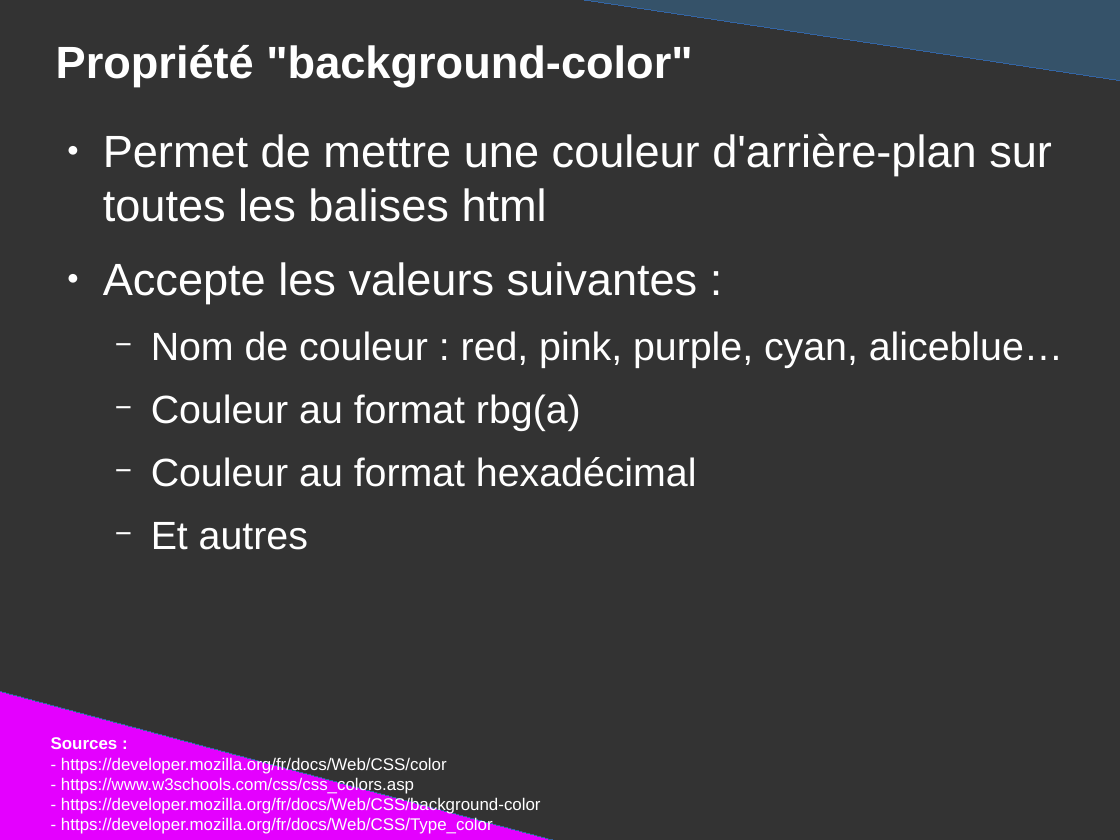
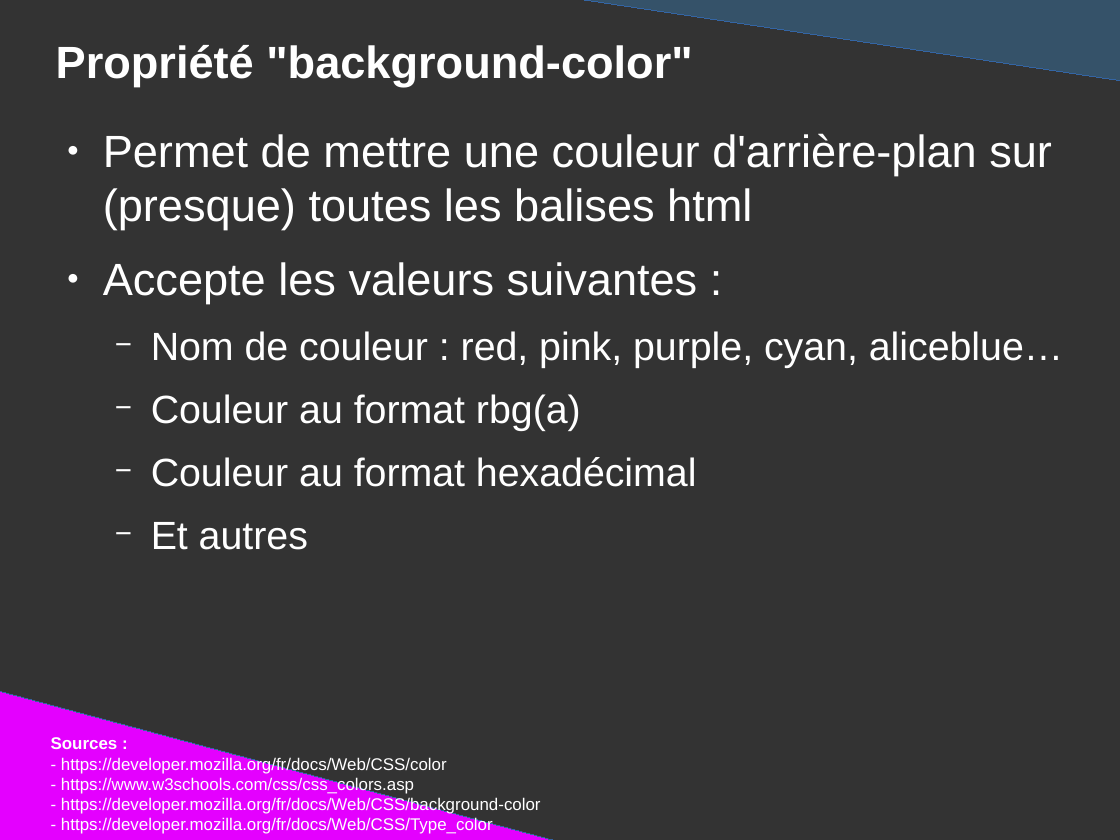
Before and after one commit to DanYellow/presentations, a slide deck: slide 9 of mmi/html/travaux-pratiques/numero-2/presentation.odp (slide 10 before the commit). Drawn at 1120x840 pixels with LibreOffice and Linux fonts; fonts in the diff are those of the drawing. Boxes give left, top, right and bottom in pixels: in the first picture for what was removed or moved away, otherwise in the second. Text is boxed around its words. In the diff, an @@ line names an element or a change of style, - is before the commit and + after.

```diff
--- a/mmi/html/travaux-pratiques/numero-2/presentation.odp
+++ b/mmi/html/travaux-pratiques/numero-2/presentation.odp
@@ text at (103,133,1052,230): text changed @@
-● Permet de mettre une couleur d'arrière-plan sur toutes les balises html
+● Permet de mettre une couleur d'arrière-plan sur (presque) toutes les balises html
```
Also in this commit, not shown: 13 other slides changed, 6 slides added, 7 slides removed, 5 other files.
